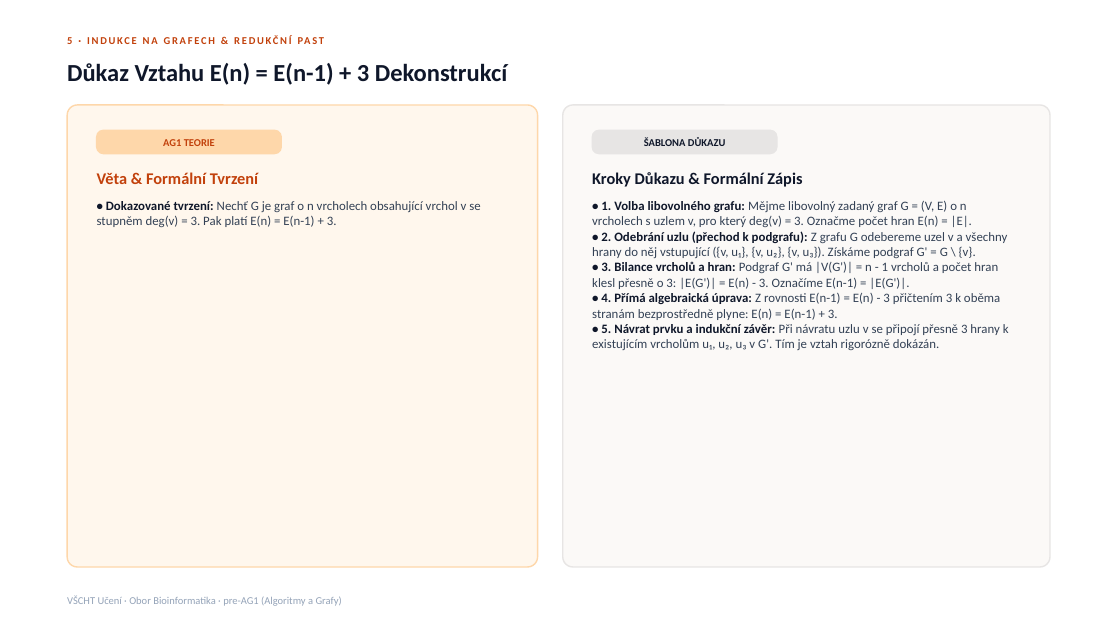
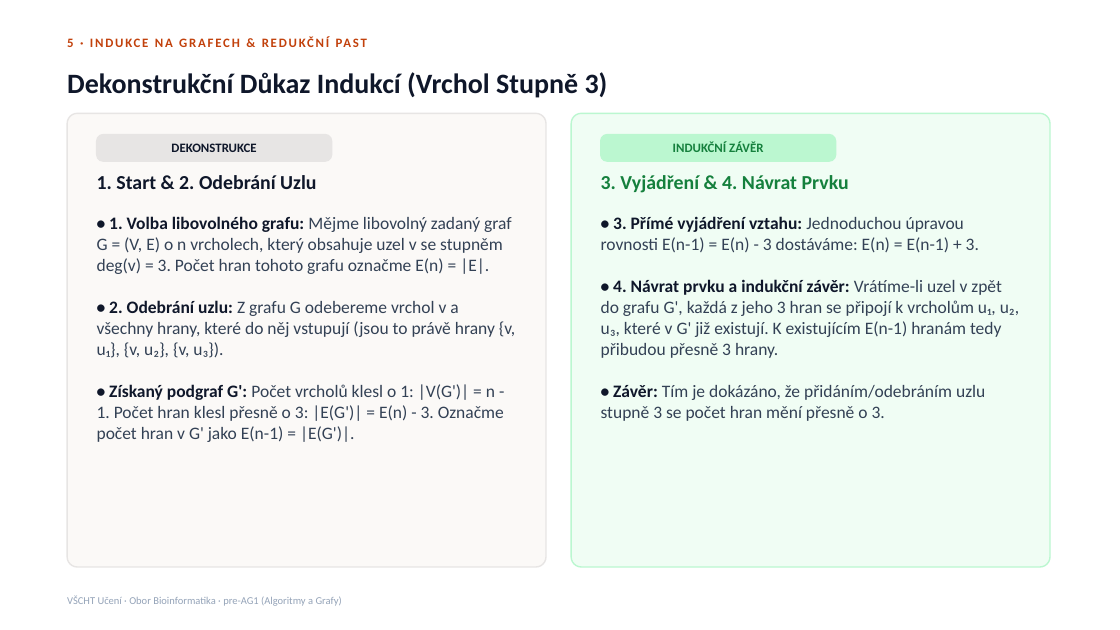
Before and after one commit to kolardavidcz/vscht-uceni-web, a slide deck: slide 47 of pre-ag1-kurz.pptx (slide 59 before the commit). Drawn at 1120x630 pixels with LibreOffice and Linux fonts; fonts in the diff are those of the drawing. Boxes give left, top, right and bottom in pixels: in the first picture for what was removed or moved away, otherwise in the second. Text is boxed around its words. In the diff, an @@ line names an element or a change of style, - is before the commit and + after.

Commit message:
feat(presentation): 1:1 pre-AG1 course slides with 2x font scale (modules 2-8)

```diff
--- a/pre-ag1-kurz.pptx
+++ b/pre-ag1-kurz.pptx
@@ text "5 · INDUKCE NA GRAFECH ..." at <box>67,38,73,47</box>: size 9 to 11 pt @@
@@ text at <box>67,72,608,98</box>: text changed; size 21 to 24 pt @@
-Důkaz Vztahu E(n) = E(n-1) + 3 Dekonstrukcí
+Dekonstrukční Důkaz Indukcí (Vrchol Stupně 3)
@@ rounded rectangle: place and size @@
-rounded rectangle at <box>67,105,538,567</box>
+rounded rectangle at <box>67,113,546,567</box>
@@ rounded rectangle at <box>67,113,546,567</box>: fill #FFF7ED to #FBF9F7; outline #FED7AA 1.2 pt to #E7E5E4 1.2 pt @@
@@ rounded rectangle: place and size @@
-rounded rectangle at <box>563,105,1050,567</box>
+rounded rectangle at <box>571,113,1050,567</box>
@@ rounded rectangle at <box>571,113,1050,567</box>: fill #FBF9F7 to #F0FDF4; outline #E7E5E4 1.2 pt to #BBF7D0 1.2 pt @@
@@ rounded rectangle: place and size @@
-rounded rectangle at <box>97,130,281,154</box>
+rounded rectangle at <box>97,134,332,161</box>
@@ rounded rectangle at <box>97,134,332,161</box>: fill #FED7AA to #E7E5E4; outline #FED7AA 1 pt to #E7E5E4 1 pt; proportions changed @@
@@ text at <box>171,143,256,152</box>: text changed; size 9 to 11 pt; text colour #C2410C to #0F172A @@
-AG1 TEORIE
+DEKONSTRUKCE
@@ rounded rectangle: place and size @@
-rounded rectangle at <box>592,130,777,154</box>
+rounded rectangle at <box>601,134,836,161</box>
@@ rounded rectangle at <box>601,134,836,161</box>: fill #E7E5E4 to #BBF7D0; outline #E7E5E4 1 pt to #BBF7D0 1 pt; proportions changed @@
@@ text at <box>673,142,763,152</box>: text changed; size 9 to 11 pt; text colour #0F172A to #15803D @@
-ŠABLONA DŮKAZU
+INDUKČNÍ ZÁVĚR
@@ text "1. Start & 2. Odebrání ..." at <box>97,175,316,189</box>: vertical alignment middle to top @@
@@ text at <box>97,175,316,189</box>: text changed; size 14 to 17 pt; text colour #C2410C to #0F172A @@
-Věta & Formální Tvrzení
+1. Start & 2. Odebrání Uzlu
@@ text at <box>601,175,849,193</box>: text changed; size 14 to 17 pt; text colour #0F172A to #15803D @@
-Kroky Důkazu & Formální Zápis
+3. Vyjádření & 4. Návrat Prvku
@@ text "3. Vyjádření & 4. Návrat ..." at <box>601,175,849,193</box>: vertical alignment middle to top @@
@@ text at <box>97,216,515,442</box>: text changed; size 11 to 15 pt @@
-• Dokazované tvrzení: Nechť G je graf o n vrcholech obsahující vrchol v se stupněm deg(v) = 3. Pak platí E(n) = E(n-1) + 3.
+• 1. Volba libovolného grafu: Mějme libovolný zadaný graf G = (V, E) o n vrcholech, který obsahuje uzel v se stupněm deg(v) = 3. Počet hran tohoto grafu označme E(n) = |E|.
+• 2. Odebrání uzlu: Z grafu G odebereme vrchol v a všechny hrany, které do něj vstupují (jsou to právě hrany {v, u₁}, {v, u₂}, {v, u₃}).
+• Získaný podgraf G': Počet vrcholů klesl o 1: |V(G')| = n - 1. Počet hran klesl přesně o 3: |E(G')| = E(n) - 3. Označme počet hran v G' jako E(n-1) = |E(G')|.
@@ text at <box>601,216,1019,421</box>: text changed; size 11 to 15 pt @@
-• 1. Volba libovolného grafu: Mějme libovolný zadaný graf G = (V, E) o n vrcholech s uzlem v, pro který deg(v) = 3. Označme počet hran E(n) = |E|.
-• 2. Odebrání uzlu (přechod k podgrafu): Z grafu G odebereme uzel v a všechny hrany do něj vstupující ({v, u₁}, {v, u₂}, {v, u₃}). Získáme podgraf G' = G \ {v}.
-• 3. Bilance vrcholů a hran: Podgraf G' má |V(G')| = n - 1 vrcholů a počet hran klesl přesně o 3: |E(G')| = E(n) - 3. Označíme E(n-1) = |E(G')|.
-• 4. Přímá algebraická úprava: Z rovnosti E(n-1) = E(n) - 3 přičtením 3 k oběma stranám bezprostředně plyne: E(n) = E(n-1) + 3.
-• 5. Návrat prvku a indukční závěr: Při návratu uzlu v se připojí přesně 3 hrany k existujícím vrcholům u₁, u₂, u₃ v G'. Tím je vztah rigorózně dokázán.
+• 3. Přímé vyjádření vztahu: Jednoduchou úpravou rovnosti E(n-1) = E(n) - 3 dostáváme: E(n) = E(n-1) + 3.
+• 4. Návrat prvku a indukční závěr: Vrátíme-li uzel v zpět do grafu G', každá z jeho 3 hran se připojí k vrcholům u₁, u₂, u₃, které v G' již existují. K existujícím E(n-1) hranám tedy přibudou přesně 3 hrany.
+• Závěr: Tím je dokázáno, že přidáním/odebráním uzlu stupně 3 se počet hran mění přesně o 3.
```
Also in this commit, not shown: 54 other slides changed, 45 slides added, 53 slides removed, 11 other files.
